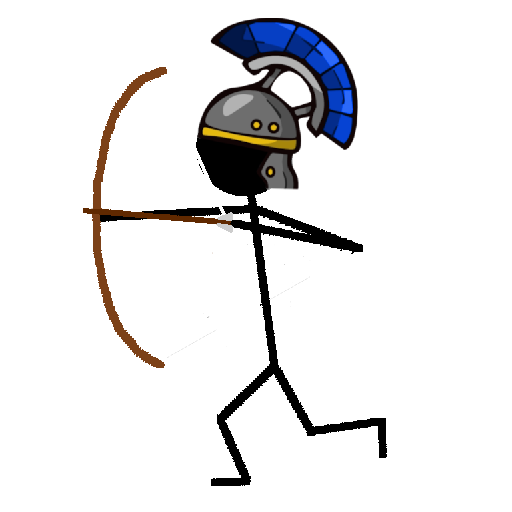
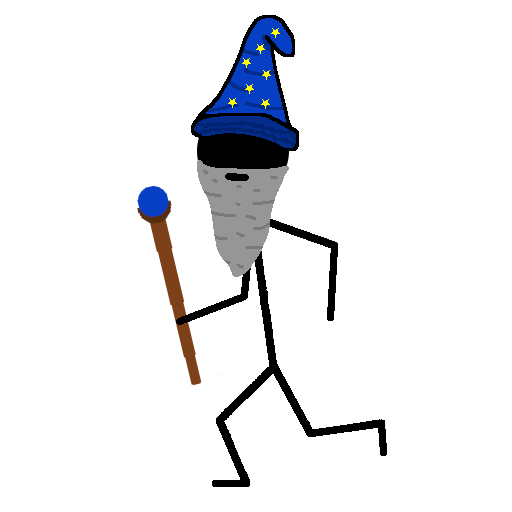
Revision of a layered (512, 512) image; what changed, layer by layer:
added layer "blueMage.png" above "blueScout.png" over <box>137,15,387,487</box>
hid "blueArcher.png" over <box>83,18,387,487</box>
